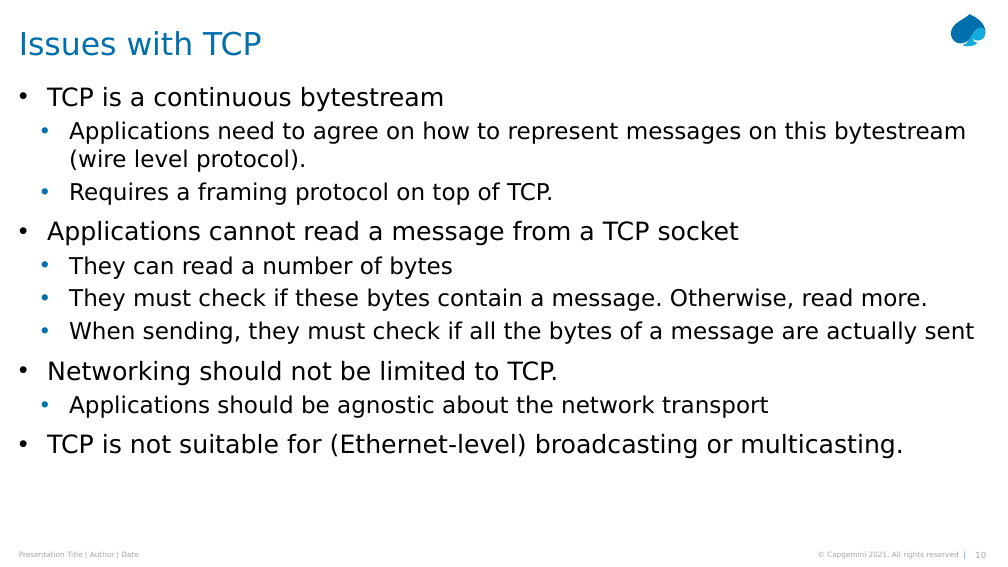
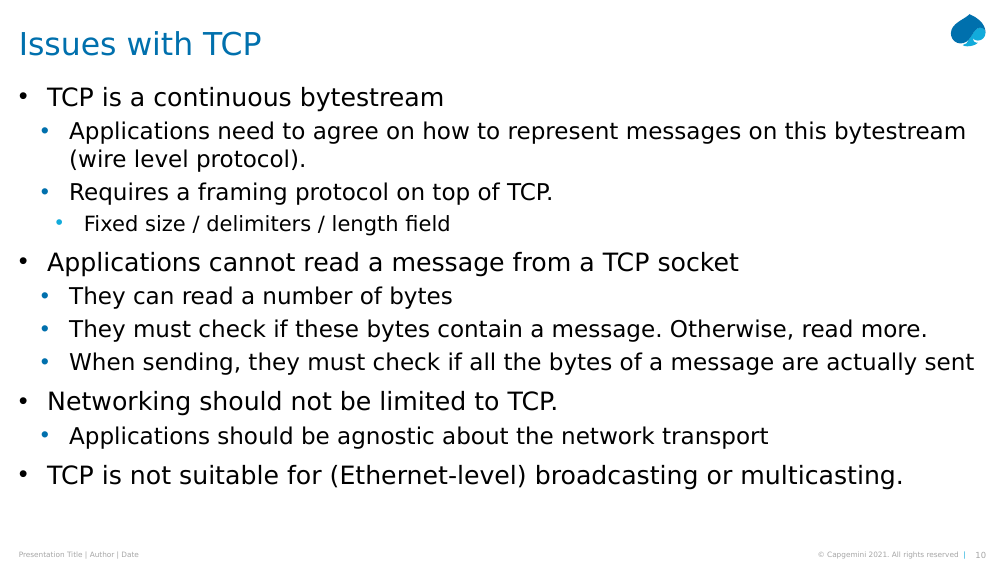
Before and after one commit to Python-Masterclass/Networking, a slide deck: slide 10 of Masterclass-7-Networking.pptx. Drawn at 1008x567 pixels with LibreOffice and Linux fonts; fonts in the diff are those of the drawing. Boxes give left, top, right and bottom in pixels: in the first picture for what was removed or moved away, otherwise in the second. Text is boxed around its words. In the diff, an @@ line names an element or a change of style, - is before the commit and + after.

```diff
--- a/Masterclass-7-Networking.pptx
+++ b/Masterclass-7-Networking.pptx
@@ text at <box>84,215,450,236</box>: paragraph added @@
+    • Fixed size / delimiters / length field
```
Also in this commit, not shown: 11 other slides changed, 2 slides added.
